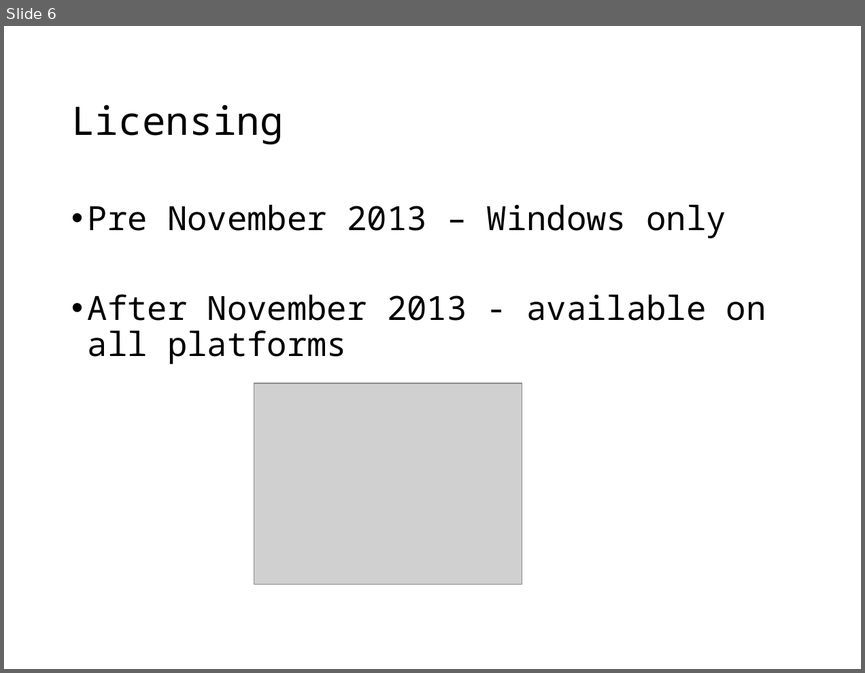
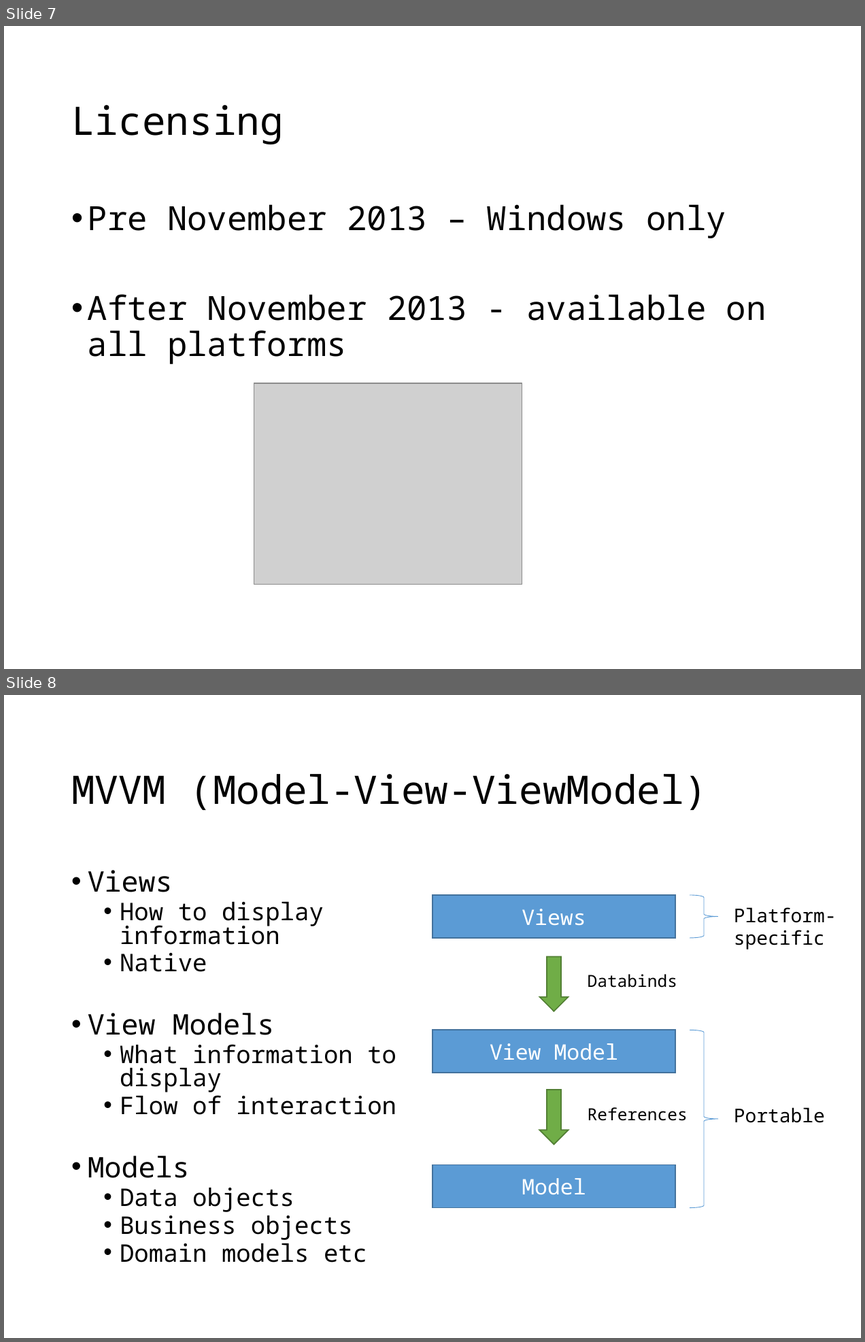
Before and after one commit to jbogard/presentations, a slide deck: CrossPlatformDev/CrossPlatformDev.pptx. Shown one above the other, each under a label of ours: slide 6 before the commit, slides 7 and 8 after it. The pictures are 865x673 and 865x1342 pixels, drawn with LibreOffice and Linux fonts; fonts in the diff are those of the drawing; grey boxes stand for pictures. Boxes give left, top, right and bottom in pixels: in the first picture for what was removed or moved away, otherwise in the second. Text is boxed around its words. In the diff, an @@ line names an element or a change of style, - is before the commit and + after.

```diff
--- a/CrossPlatformDev/CrossPlatformDev.pptx
+++ b/CrossPlatformDev/CrossPlatformDev.pptx
@@ slide 8 added at [4,695,861,1338], background #FFFFFF @@
@@ title added at [71,774,707,810], 33 pt, text #000000 @@
+MVVM (Model-View-ViewModel)
@@ text added at [88,870,396,1262], 20.4 pt, text #000000 @@
+• Views
+  • How to display information
+  • Native
+• View Models
+  • What information to display
+  • Flow of interaction
+• Models
+  • Data objects
+  • Business objects
+  • Domain models etc
@@ rectangle added at [432,895,675,938], fill #5B9BD5, outline #43739E 1 pt, 18 pt, text #FFFFFF @@
+Views
@@ right brace added at [689,895,718,938], outline #5B9BD5 0.5 pt @@
@@ text added at [734,907,836,949], 16 pt, text #000000 @@
+Platform-specific
@@ down arrow added at [540,956,568,1011], fill #70AD47, outline #538035 1 pt @@
@@ text added at [587,974,677,987], 14 pt, text #000000 @@
+Databinds
@@ rectangle added at [432,1030,675,1073], fill #5B9BD5, outline #43739E 1 pt, 18 pt, text #FFFFFF @@
+View Model
@@ right brace added at [689,1030,718,1207], outline #5B9BD5 0.5 pt @@
@@ down arrow added at [540,1089,568,1144], fill #70AD47, outline #538035 1 pt @@
@@ text added at [587,1107,687,1121], 14 pt, text #000000 @@
+References
@@ text added at [734,1107,825,1123], 16 pt, text #000000 @@
+Portable
@@ rectangle added at [432,1164,675,1207], fill #5B9BD5, outline #43739E 1 pt, 18 pt, text #FFFFFF @@
+Model
@@ what was slide 6 is now slide 7 @@
```
Also in this commit, not shown: 4 other slides added, 1 slide removed.
